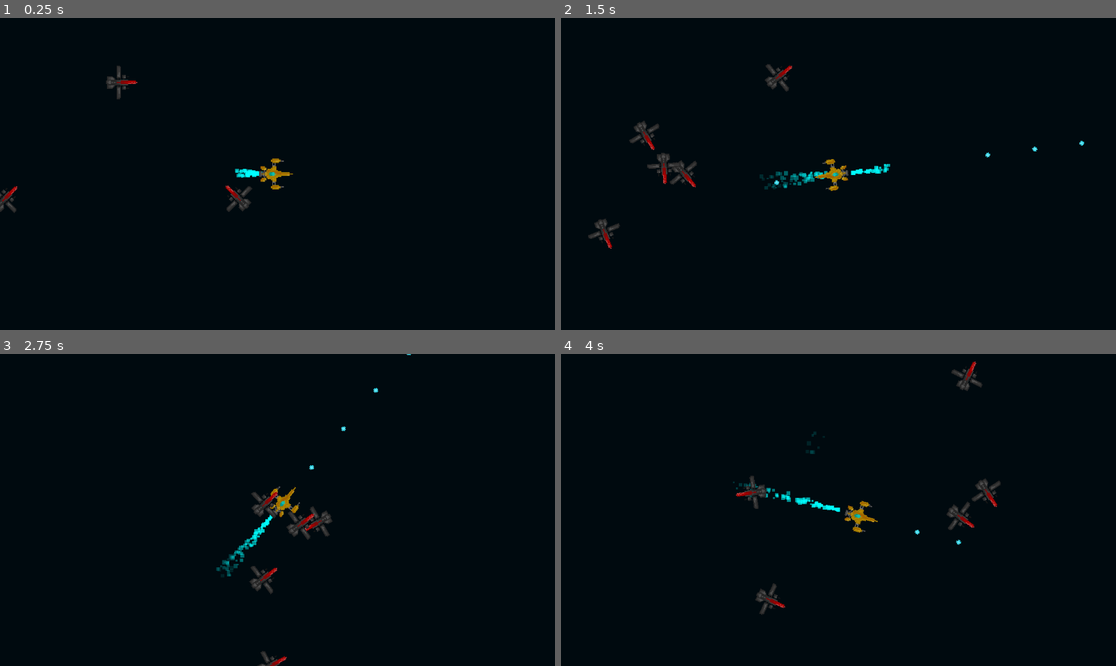
Above: before the commit, frames 1-4 (two rows, left to right).
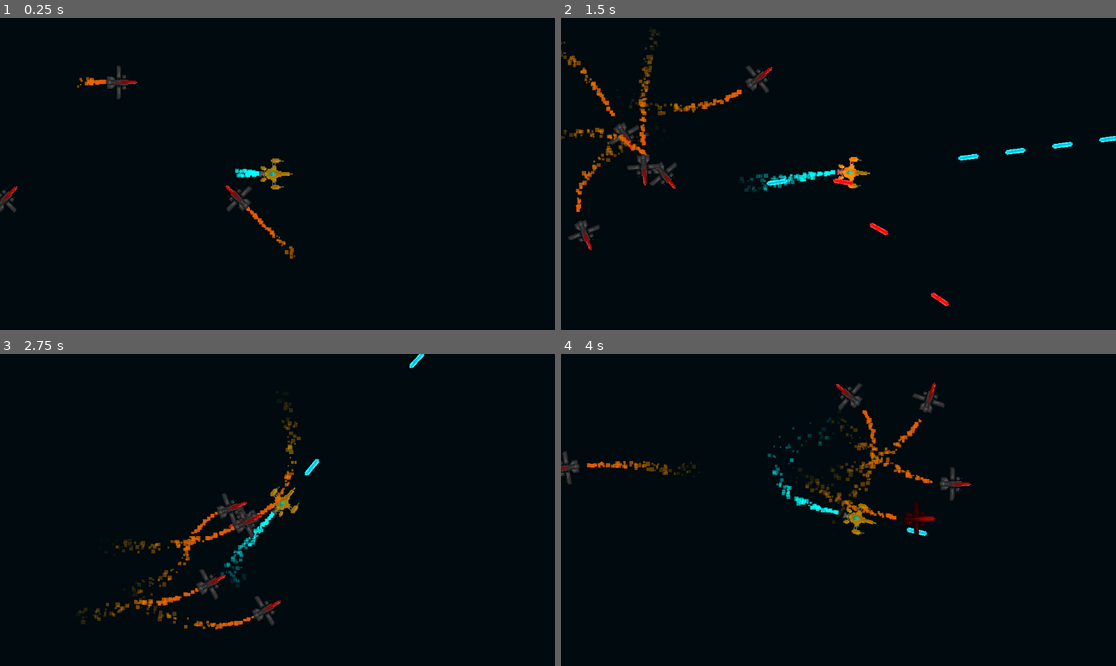
Above: after the commit, the same moments.

Repository: asherfeinstein/unnamed-space-ship-game
Game: Godot game, scene res://game.tscn
Two runs of this game, one before a commit and one after it. Both use one fixed random seed, a clock stepped at 60 frames per second and the inputs below.
Inputs (mouse positions are in pixels of both pictures, inside the frame that each line leads up to):
- Up to frame 1 (0.25 s): no input
- Up to frame 2 (1.5 s): move the mouse to (960, 158) at 0.52 s; press the mouse at (960, 158) at 0.53 s; move the mouse to (727, 189) at 1.27 s; release the mouse at (727, 189) at 1.28 s; click (727, 189) at 1.35 s
- Up to frame 3 (2.75 s): move the mouse to (333, 441) at 2.02 s; press the mouse at (333, 441) at 2.03 s
- Up to frame 4 (4 s): move the mouse to (810, 572) at 2.77 s; release the mouse at (810, 572) at 2.78 s; click (810, 572) at 2.85 s; move the mouse to (1005, 556) at 3.52 s; press the mouse at (1005, 556) at 3.53 s

The runs differ from the first frame. In frame 1, 0.3% of the frame differs, in the area x 0-54%, y 18-78%; in frame 2, 4.2%, in the area x 0-100%, y 3-93%; in frame 3, 3.6%; in frame 4, 4.1%.

Commit message:
Enemy bullets, Smoother player movement, and particle trails
made player movement smoother. Now instead of directly aiming at mouse, it will lerp there. enemies also will shoot at player (though enemy bullets dont do damage yet) I also added particle trails behind the enemies, and made explosions glow

Diff:
--- a/bullet/bullet.gd
+++ b/bullet/bullet.gd
@@ -1,16 +1,32 @@
 extends CharacterBody2D
-@export var mouseDirection: Vector2
+@export var aimDirection: Vector2
+@export var bulletType: String
 
 var speed = 2000
 func _ready() -> void:
-	look_at(get_global_mouse_position())
+	if bulletType == "player":
+		#Makes it so the bullet interacts with enemies when shot by player
+		look_at(get_global_mouse_position())
+		set_collision_layer_value(2, true)
+		$HitArea.set_collision_mask_value(3, true)
+		#Makes bullet look like player Bullet
+		$BulletTypeSpriteStorage.animation = "playerBullet"
+		$BulletLight.color = Color(0.0, 0.334, 0.334)
+	if bulletType == "enemy":
+		#Makes it so the bullet interacts with the player when shot by enemies
+		look_at(get_parent().playerPosition)
+		set_collision_layer_value(4, true)
+		$HitArea.set_collision_mask_value(1, true)
+		#Makes bullet look like enemy Bullet
+		$BulletTypeSpriteStorage.animation = "enemyBullet"
+		$BulletLight.color = Color(1.0, 0.11, 0.11)
 	visible = false
 	$VisibleTimer.start()
 	$ActiveTimer.start()
 
 
 func _physics_process(delta: float) -> void:
-	velocity = mouseDirection * speed
+	velocity = aimDirection * speed
 	move_and_slide()
 
 
--- a/bullet/bullet.tscn
+++ b/bullet/bullet.tscn
@@ -1,7 +1,36 @@
-[gd_scene load_steps=5 format=3 uid="uid://nhuijsdhxnsd"]
+[gd_scene load_steps=10 format=3 uid="uid://nhuijsdhxnsd"]
 
 [ext_resource type="Script" uid="uid://c1ufjlx316j32" path="res://bullet/bullet.gd" id="1_6wip1"]
-[ext_resource type="Texture2D" uid="uid://c84pkpr4j7ugv" path="res://bullet/NewPlayerBullet.png" id="2_6wip1"]
+[ext_resource type="Texture2D" uid="uid://dct0u80j8npkh" path="res://bullet/spaceBullet.png" id="2_0qjqd"]
+[ext_resource type="Texture2D" uid="uid://get5riwgijd7" path="res://bullet/spaceBullet (1).png" id="2_xvnxm"]
+[ext_resource type="Texture2D" uid="uid://0ypglmwn4f8r" path="res://bullet/bullet light.png" id="3_0qjqd"]
+
+[sub_resource type="AtlasTexture" id="AtlasTexture_ynyjt"]
+atlas = ExtResource("2_xvnxm")
+region = Rect2(0, 0, 32, 32)
+
+[sub_resource type="AtlasTexture" id="AtlasTexture_3udht"]
+atlas = ExtResource("2_0qjqd")
+region = Rect2(0, 0, 32, 32)
+
+[sub_resource type="SpriteFrames" id="SpriteFrames_86agt"]
+animations = [{
+"frames": [{
+"duration": 1.0,
+"texture": SubResource("AtlasTexture_ynyjt")
+}],
+"loop": true,
+"name": &"enemyBullet",
+"speed": 5.0
+}, {
+"frames": [{
+"duration": 1.0,
+"texture": SubResource("AtlasTexture_3udht")
+}],
+"loop": true,
+"name": &"playerBullet",
+"speed": 5.0
+}]
 
 [sub_resource type="CapsuleShape2D" id="CapsuleShape2D_6wip1"]
 radius = 0.999989
@@ -11,24 +40,24 @@
 radius = 12.0
 
 [node name="bullet" type="CharacterBody2D"]
-collision_layer = 2
+collision_layer = 0
 collision_mask = 0
 script = ExtResource("1_6wip1")
 
+[node name="BulletTypeSpriteStorage" type="AnimatedSprite2D" parent="."]
+texture_filter = 1
+rotation = 1.5708
+scale = Vector2(4, 4.18)
+sprite_frames = SubResource("SpriteFrames_86agt")
+animation = &"playerBullet"
+
 [node name="HitArea" type="Area2D" parent="."]
 collision_layer = 0
-collision_mask = 4
+collision_mask = 0
 
 [node name="CollisionShape2D" type="CollisionShape2D" parent="HitArea"]
 rotation = 1.5708
 shape = SubResource("CapsuleShape2D_6wip1")
-
-[node name="Sprite2D" type="Sprite2D" parent="."]
-texture_filter = 1
-rotation = 1.5708
-scale = Vector2(4, 4.18)
-texture = ExtResource("2_6wip1")
-offset = Vector2(1, 2)
 
 [node name="CollisionShape2D" type="CollisionShape2D" parent="."]
 rotation = 1.5708
@@ -38,10 +67,15 @@
 wait_time = 0.06
 
 [node name="ActiveTimer" type="Timer" parent="."]
-wait_time = 3.0
+wait_time = 5.0
 
 [node name="DestroyInTimer" type="Timer" parent="."]
 wait_time = 0.05
+
+[node name="BulletLight" type="PointLight2D" parent="."]
+scale = Vector2(12, 12)
+color = Color(0, 0.333955, 0.333955, 1)
+texture = ExtResource("3_0qjqd")
 
 [connection signal="body_entered" from="HitArea" to="." method="_on_hit_area_body_entered"]
 [connection signal="timeout" from="VisibleTimer" to="." method="_on_visible_timer_timeout"]
--- a/enemy ship/enemy.gd
+++ b/enemy ship/enemy.gd
@@ -1,6 +1,10 @@
 extends CharacterBody2D
 
 signal enemyJustDied
+
+#related to bullet
+@onready var bullet = preload("res://bullet/bullet.tscn")
+var playerInRange = false
 
 @export var SPEED = 600
 
@@ -12,11 +16,12 @@
 var rng = RandomNumberGenerator.new()
 
 func _ready():
-	modulate = Color(1.0, 1.0, 1.0)
+	$EnemySprite.modulate = Color(1.0, 1.0, 1.0)
 	$Collision.set_deferred("disabled",false)
 	$AreaHit/AreaHitCollision.set_deferred("disabled",false)
 	get_goal_point(Vector2.ZERO)
 	$UpdateGoalPointTimer.start()
+	$AttemptShot.start()
 
 func _physics_process(delta: float):
 	#The Basic Enemy AI
@@ -29,6 +34,7 @@
 		look_at(global_position + currentDirection)
 
 
+
 func get_goal_point(point: Vector2):
 	var randomRange = 500
 	var goal = Vector2(point.x + rng.randf_range((0-randomRange),randomRange),point.y + rng.randf_range((0-randomRange),randomRange))
@@ -39,27 +45,49 @@
 	enemyHealth -= 1
 	if enemyHealth <= 0 and notCurrentlyDead:
 		#starts explosion animation
+		$"engine particles".emitting = false
 		$Collision.set_deferred("disabled",true)
 		$AreaHit/AreaHitCollision.set_deferred("disabled",true)
 		notCurrentlyDead = false
 		enemyJustDied.emit()
-		modulate = Color(1.0, 1.0, 1.0)
+		$EnemySprite.modulate = Color(1.0, 1.0, 1.0)
 		$EnemySprite.visible = false
 		$ExplodedShipParticles.emitting = true
 		$Explosion.emitting = true
 	elif notCurrentlyDead:
 		#Makes them breifly read when hit
-		modulate = Color(0.973, 0.0, 0.039)
+		$EnemySprite.modulate = Color(0.973, 0.0, 0.039)
 		$DamageColorTimer.start()
 
+
+func fire_bullet():
+	var newBullet = bullet.instantiate()
+	newBullet.aimDirection = global_position.direction_to(get_parent().playerPosition)
+	newBullet.global_position = global_position
+	newBullet.bulletType = "enemy"
+	add_sibling(newBullet)
 func _on_exploded_ship_particles_finished() -> void:
 	queue_free()
 
 
 func _on_damage_color_timer_timeout() -> void:
 	#resets color
-	modulate = Color(1.0, 1.0, 1.0)
+	$EnemySprite.modulate = Color(1.0, 1.0, 1.0)
 
 
 func _on_update_goal_point_timer_timeout() -> void:
 	goalPoint = get_goal_point(get_parent().playerPosition)
+
+#following three signals Partain to trying to shot player
+
+func _on_fire_bullet_area_body_entered(body: Node2D) -> void:
+	playerInRange = true
+
+func _on_fire_bullet_area_body_exited(body: Node2D) -> void:
+	playerInRange = false
+
+
+func _on_attempt_shot_timeout() -> void:
+	if playerInRange:
+		fire_bullet()
+	$AttemptShot.start()
--- a/enemy ship/enemy.tscn
+++ b/enemy ship/enemy.tscn
@@ -1,8 +1,11 @@
-[gd_scene load_steps=15 format=3 uid="uid://c138k6plon5kg"]
+[gd_scene load_steps=16 format=3 uid="uid://c138k6plon5kg"]
 
 [ext_resource type="Texture2D" uid="uid://d3igmjq3kprlf" path="res://enemy ship/enemy ship.png" id="1_0ri4l"]
 [ext_resource type="Script" uid="uid://cdcxviixpfxur" path="res://enemy ship/enemy.gd" id="1_v64lm"]
 [ext_resource type="Texture2D" uid="uid://bk0giyofni0fm" path="res://enemy ship/enemy ship (exploded).png" id="3_4nmka"]
+
+[sub_resource type="Gradient" id="Gradient_4nmka"]
+colors = PackedColorArray(0.907334, 0.520299, 0, 1, 1, 1, 1, 0)
 
 [sub_resource type="CircleShape2D" id="CircleShape2D_v64lm"]
 radius = 15.0333
@@ -70,6 +73,34 @@
 collision_mask = 0
 script = ExtResource("1_v64lm")
 
+[node name="FireBulletArea" type="Area2D" parent="."]
+rotation = 1.5708
+scale = Vector2(4, 4)
+collision_layer = 0
+
+[node name="CollisionPolygon2D" type="CollisionPolygon2D" parent="FireBulletArea"]
+position = Vector2(0.499947, -14.75)
+polygon = PackedVector2Array(-67, -245, -0.00010498, 1, 67, -245)
+
+[node name="engine particles" type="CPUParticles2D" parent="."]
+position = Vector2(-54, 0)
+rotation = 1.5708
+scale = Vector2(4, 4)
+amount = 80
+lifetime = 0.5
+explosiveness = 0.07
+direction = Vector2(0, 1)
+spread = 10.0
+gravity = Vector2(0, 0)
+initial_velocity_min = 50.0
+initial_velocity_max = 100.0
+angle_min = -90.0
+angle_max = -90.0
+scale_amount_min = 5.0
+scale_amount_max = 15.0
+color = Color(1, 0.633333, 0, 1)
+color_ramp = SubResource("Gradient_4nmka")
+
 [node name="Collision" type="CollisionShape2D" parent="."]
 rotation = 1.5708
 scale = Vector2(4, 4)
@@ -130,7 +161,14 @@
 [node name="UpdateGoalPointTimer" type="Timer" parent="."]
 wait_time = 0.5
 
+[node name="AttemptShot" type="Timer" parent="."]
+wait_time = 0.2
+
+[connection signal="body_entered" from="FireBulletArea" to="." method="_on_fire_bullet_area_body_entered"]
+[connection signal="body_exited" from="FireBulletArea" to="." method="_on_fire_bullet_area_body_exited"]
+[connection signal="finished" from="engine particles" to="engine particles" method="_on_finished"]
 [connection signal="body_entered" from="AreaHit" to="." method="_on_area_hit_body_entered"]
 [connection signal="finished" from="ExplodedShipParticles" to="." method="_on_exploded_ship_particles_finished"]
 [connection signal="timeout" from="DamageColorTimer" to="." method="_on_damage_color_timer_timeout"]
 [connection signal="timeout" from="UpdateGoalPointTimer" to="." method="_on_update_goal_point_timer_timeout"]
+[connection signal="timeout" from="AttemptShot" to="." method="_on_attempt_shot_timeout"]
--- a/player/player.gd
+++ b/player/player.gd
@@ -7,24 +7,27 @@
 @onready var bullet = preload("res://bullet/bullet.tscn")
 
 func _physics_process(delta: float) -> void:
+	var currentDirection = velocity.normalized()
 	#movement code
 	#direction to mouse
 	mouseDirection = global_position.direction_to(get_global_mouse_position())
 	#distance to mouse
 	speed = (get_global_mouse_position() - global_position).length()
-	if speed > 1000:
-		speed = 1000
-	velocity = mouseDirection * speed
+	currentDirection = currentDirection.lerp(mouseDirection, delta * 10)
+	if speed > 1200:
+		speed = 1200
+	velocity = currentDirection * speed
 	move_and_slide()
 	if Input.is_action_pressed("fire") and canFire:
 		canFire = false
 		$bulletTimer.start()
 		var newBullet = bullet.instantiate()
-		newBullet.mouseDirection = mouseDirection
+		newBullet.aimDirection = mouseDirection
 		newBullet.global_position = global_position
+		newBullet.bulletType = "player"
 		add_sibling(newBullet)
-	#looks at mouse
-	look_at(get_global_mouse_position())
+	#looks at current direction
+	look_at(global_position + currentDirection)
 
 func _on_bullet_timer_timeout() -> void:
 	canFire = true
--- a/project.godot
+++ b/project.godot
@@ -26,12 +26,18 @@
 "events": [Object(InputEventMouseButton,"resource_local_to_scene":false,"resource_name":"","device":-1,"window_id":0,"a …(257 unchanged characters)…
 ]
 }
+test={
+"deadzone": 0.2,
+"events": [Object(InputEventKey,"resource_local_to_scene":false,"resource_name":"","device":-1,"window_id":0,"alt_pressed":false,"shift_pressed":false,"ctrl_pressed":false,"meta_pressed":false,"pressed":false,"keycode":0,"physical_keycode":32,"key_label":0,"unicode":32,"location":0,"echo":false,"script":null)
+]
+}
 
 [layer_names]
 
 2d_physics/layer_1="player"
 2d_physics/layer_2="player bullet"
 2d_physics/layer_3="enemy"
+2d_physics/layer_4="enemy bullet"
 
 [rendering]
 
Binary file added: bullet/bullet light.png
Not shown, added: bullet/bullet light.png.import
Binary file added: bullet/spaceBullet (1).png
Not shown, added: bullet/spaceBullet (1).png.import
